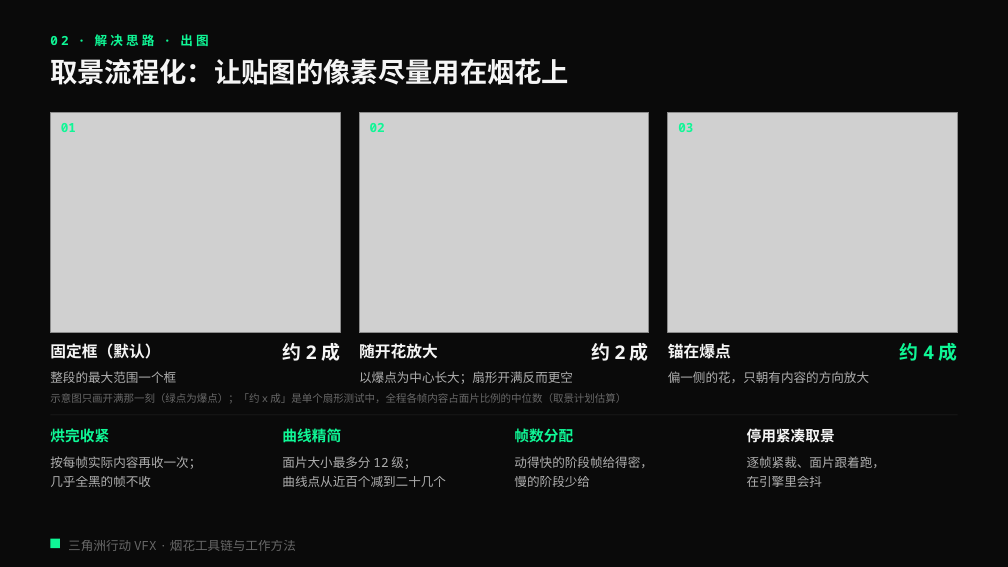
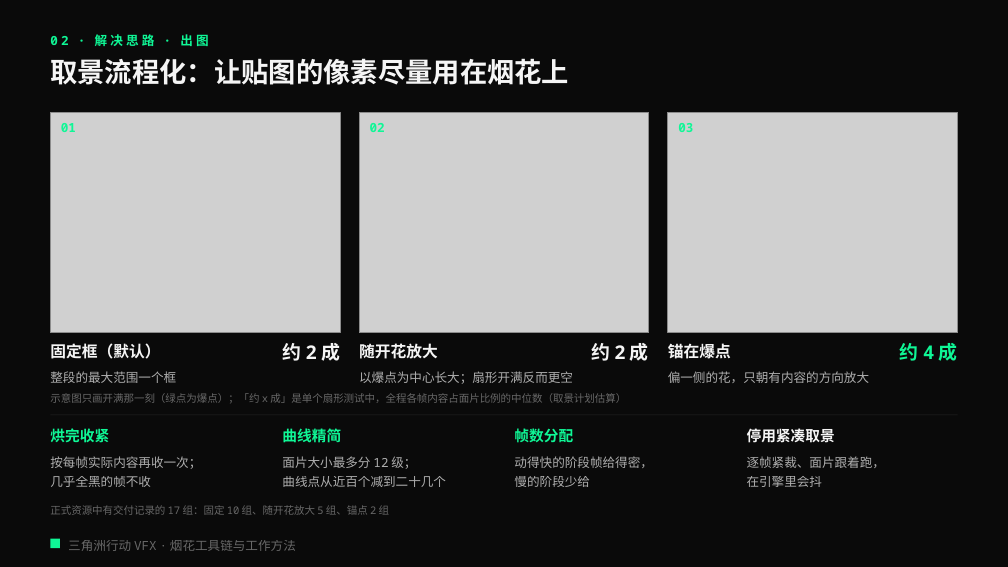
Before and after one commit to loccmaiii-lang/FireWorksLab, a slide deck: slide 8 of 协作/提示词/分享PPT交接_2026-10-29/第三版交付/烟花秀AI全流程_第三版.pptx. Drawn at 1008x567 pixels with LibreOffice and Linux fonts; fonts in the diff are those of the drawing; grey boxes stand for pictures. Boxes give left, top, right and bottom in pixels: in the first picture for what was removed or moved away, otherwise in the second. Text is boxed around its words. In the diff, an @@ line names an element or a change of style, - is before the commit and + after.

```diff
--- a/协作/提示词/分享PPT交接_2026-10-29/第三版交付/烟花秀AI全流程_第三版.pptx
+++ b/协作/提示词/分享PPT交接_2026-10-29/第三版交付/烟花秀AI全流程_第三版.pptx
@@ text added at <box>50,505,390,515</box>, 10 pt, text #F5F5F5 at 40% opacity @@
+正式资源中有交付记录的 17 组：固定 10 组、随开花放大 5 组、锚点 2 组
```
Also in this commit, not shown: 3 other slides changed, 13 other files.
